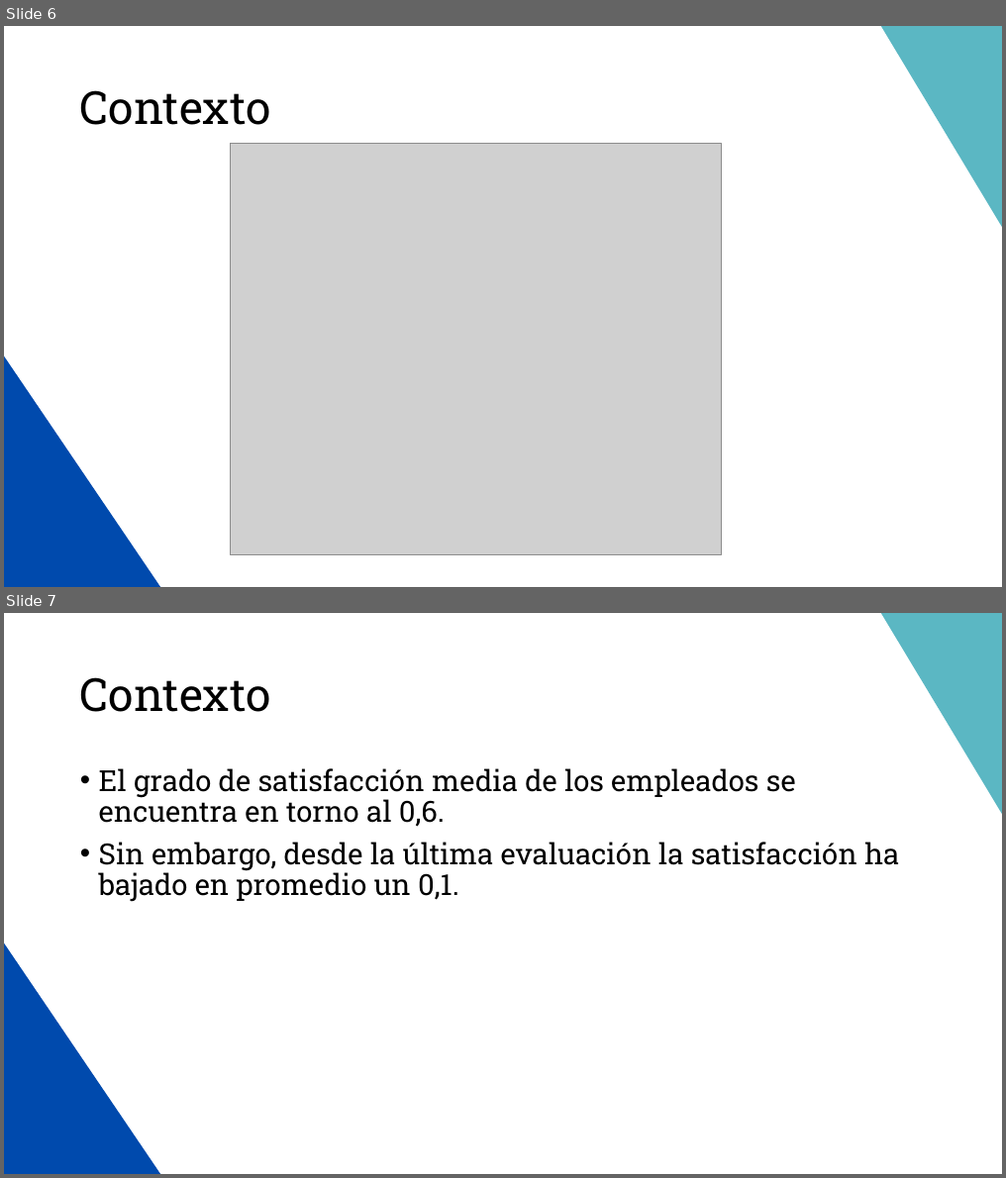
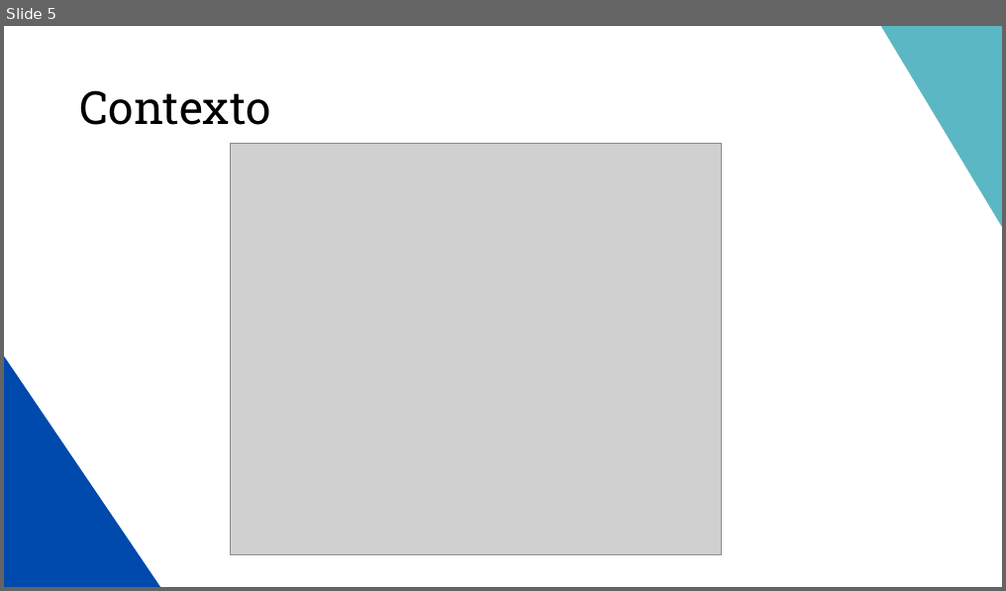
Before and after one commit to MiguelAMeloM/Miguel_DataAnalytics, a slide deck: RRHH/Data_Storytelling.pptx. Shown one above the other, each under a label of ours: slides 6 and 7 before the commit, slide 5 after it. The pictures are 1006x1178 and 1006x591 pixels, drawn with LibreOffice and Linux fonts; fonts in the diff are those of the drawing; grey boxes stand for pictures. Boxes give left, top, right and bottom in pixels: in the first picture for what was removed or moved away, otherwise in the second. Text is boxed around its words. In the diff, an @@ line names an element or a change of style, - is before the commit and + after.

```diff
--- a/RRHH/Data_Storytelling.pptx
+++ b/RRHH/Data_Storytelling.pptx
@@ slide 7 removed at bbox=[4, 613, 1002, 1174], background #FFFFFF; not listed: 2 template elements that a slide beside it also shows @@
@@ title removed at bbox=[80, 677, 270, 712] @@
-Contexto
@@ text removed at bbox=[99, 768, 899, 902] @@
-• El grado de satisfacción media de los empleados se encuentra en torno al 0,6.
-• Sin embargo, desde la última evaluación la satisfacción ha bajado en promedio un 0,1.
@@ what was slide 6 is now slide 5 @@
```
Also in this commit, not shown: 1 other slide removed, 4 other files.
